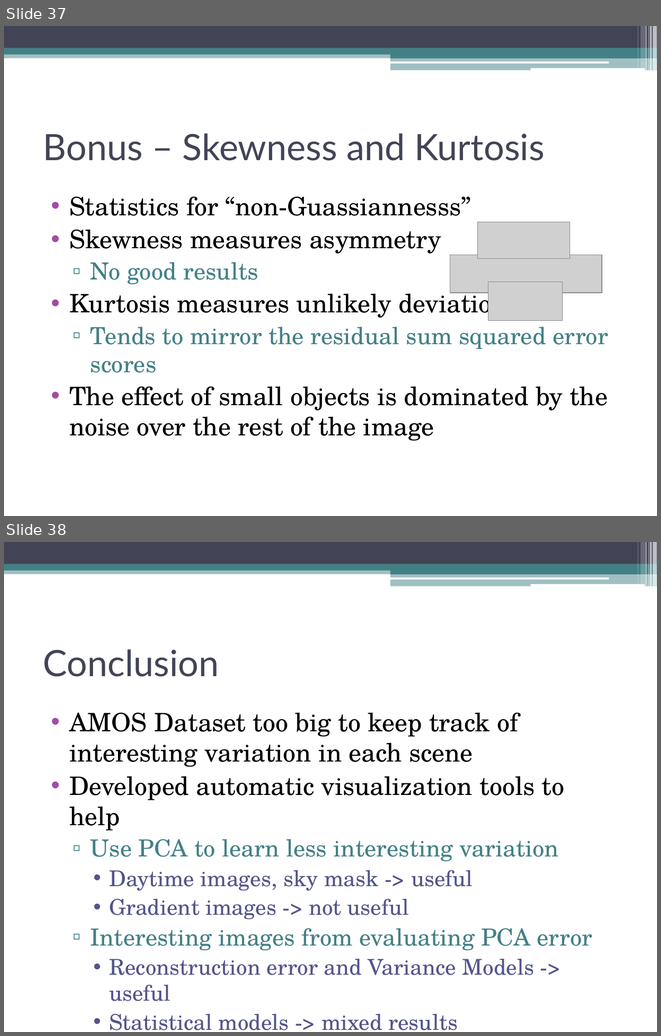
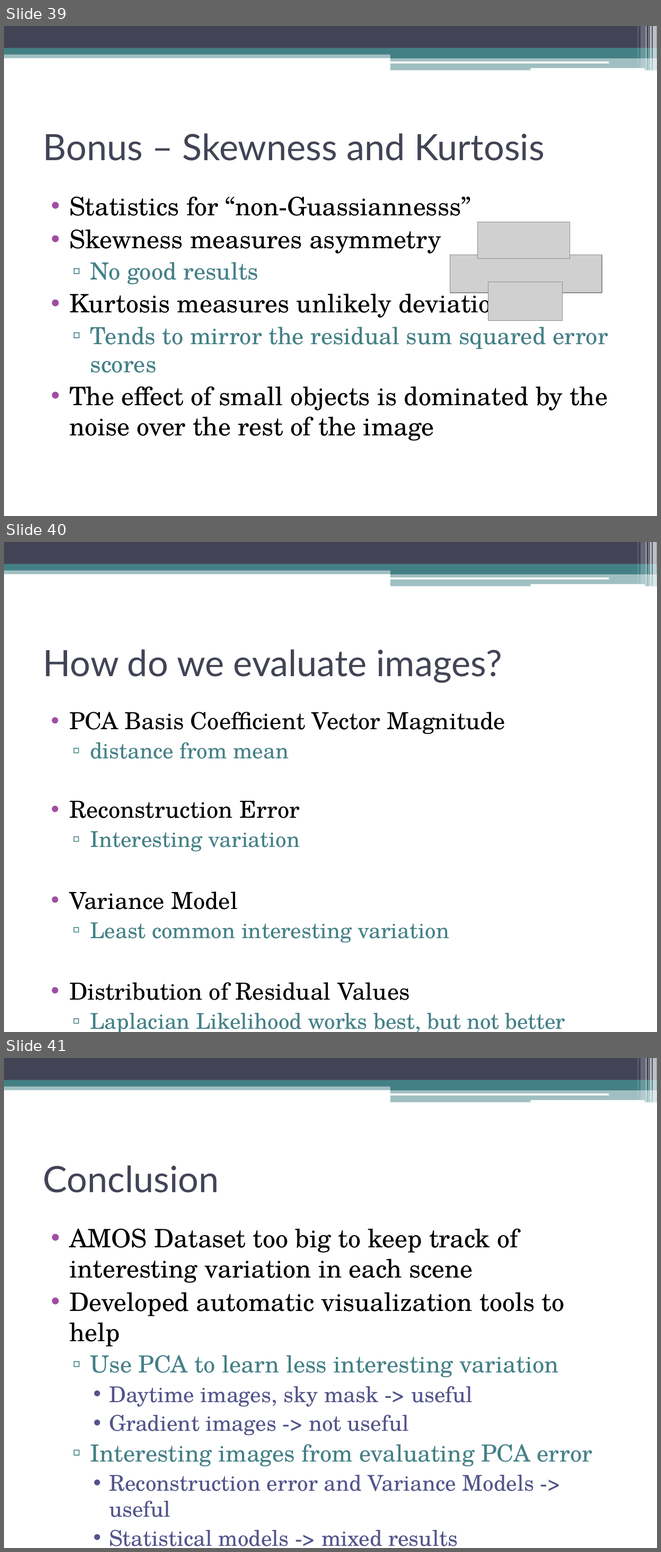
Before and after one commit to dyross/davidrossmastersproject, a slide deck: mastersProject/presentation/visualizationToolsForWebcams.pptx. Shown one above the other, each under a label of ours: slides 37 and 38 before the commit, slides 39, 40 and 41 after it. The pictures are 661x1036 and 661x1552 pixels, drawn with LibreOffice and Linux fonts; fonts in the diff are those of the drawing; grey boxes stand for pictures. Boxes give left, top, right and bottom in pixels: in the first picture for what was removed or moved away, otherwise in the second. Text is boxed around its words. In the diff, an @@ line names an element or a change of style, - is before the commit and + after.

```diff
--- a/mastersProject/presentation/visualizationToolsForWebcams.pptx
+++ b/mastersProject/presentation/visualizationToolsForWebcams.pptx
@@ slide 40 added at (4,542,657,1032), background #FFFFFF; not listed: 13 template elements that a slide beside it also shows @@
@@ title added at (43,649,502,683), 40 pt, text #424456 @@
+How do we evaluate images?
@@ text added at (69,712,565,1032), 24.1 pt, text #438086 @@
+• PCA Basis Coefficient Vector Magnitude
+  ▫ distance from mean
+• Reconstruction Error
+  ▫ Interesting variation
+• Variance Model
+  ▫ Least common interesting variation
+• Distribution of Residual Values
+  ▫ Laplacian Likelihood works best, but not better than variance model
@@ what was slide 37 is now slide 39 @@
@@ what was slide 38 is now slide 41 @@
```
Also in this commit, not shown: 4 slides changed, 2 other slides added.
